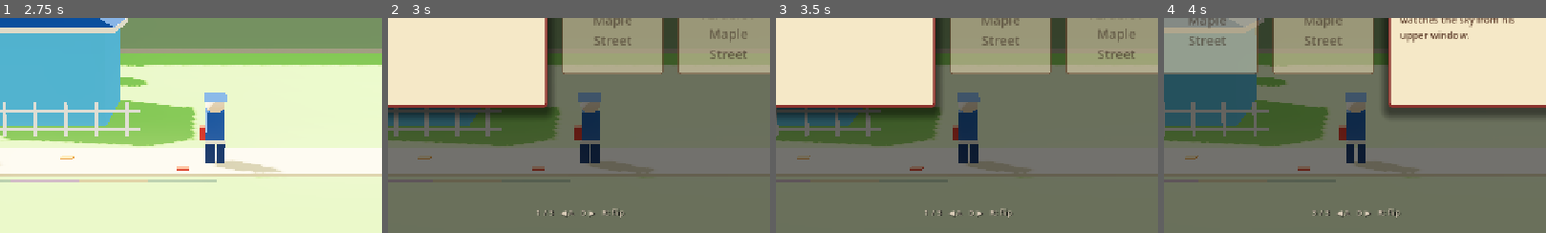
Above: before the commit, frames 1-4 (left to right).
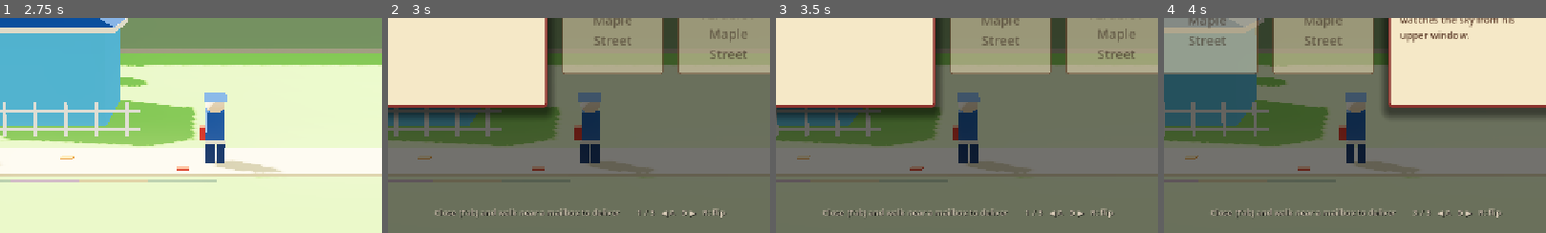
Above: after the commit, the same moments.

Repository: mariam-arab/Mailman
Game: Godot game, scene res://scenes/levels/neighborhood_01.tscn
Same seed, same stepped clock (60 frames per second), same inputs: the game is played once before the commit and once after it.
Inputs:
- Up to frame 1 (2.75 s): tap Enter at 0.5 s; hold D (move_right) 0.53-1.28 s; hold R (flip_letter) 0.53-1.28 s; tap Space (jump) at 0.77, 1.52 s; tap E (interact) at 0.8, 1.35, 2.3 s; hold A (move_left) 1.28-2.03 s; tap R (flip_letter) at 1.55 s; hold D (move_right) from 2.03 s (still down); hold R (flip_letter) from 2.03 s (still down)
- Up to frame 2 (3 s): keep holding D (move_right); release R (flip_letter) at 2.78 s; tap Tab (inspect_mail) at 2.85 s
- Up to frame 3 (3.5 s): keep holding D (move_right); tap Space (jump) at 3.02 s; tap R (flip_letter) at 3.05 s
- Up to frame 4 (4 s): release D (move_right) at 3.53 s; hold A (move_left) from 3.53 s (still down); hold E (interact) from 3.53 s (still down); tap Space (jump) at 3.77 s
The pictures show only the part of the screen within x 25-75%, y 50-100%; the shares and areas given below are measured in that part.

Frame 1 is identical in both runs. In frame 2, 1.1% of the frame differs, in the area x 12-89%, y 88-93%; in frame 3, 1.1%; in frame 4, 1.1%.

Commit message:
add letter delivery

Diff:
--- a/scripts/game/level.gd
+++ b/scripts/game/level.gd
@@ -86,10 +86,8 @@
 	# proximity bubble. Replaces the 3D camera-raycast — a side-scroll player
 	# has no aim cursor, so proximity is the natural cue.
 	var target = player.closest_interactable() if player.has_method("closest_interactable") else null
-	if target:
-		hud.set_prompt(target.prompt_text())
-	else:
-		hud.set_prompt("")
+	hud.set_prompt(target.prompt_text() if target else "")
+	hud.set_nearby_interactable(target)
 
 	_update_camera_transform(delta)
 
@@ -118,4 +116,4 @@
 	if event.is_action_pressed("interact"):
 		var target = player.closest_interactable() if player.has_method("closest_interactable") else null
 		if target:
-			target.interact(player)
+			hud.open_inspection()
--- a/scripts/interactables/interactable_object.gd
+++ b/scripts/interactables/interactable_object.gd
@@ -7,6 +7,10 @@
 ## The player's RayCast3D has collision_mask = 4 so it picks up only this layer.
 
 @export var enabled: bool = true
+
+
+func _ready() -> void:
+	add_to_group("interactable")
 
 
 ## Short text shown in the bottom-left HUD when the player is looking at this
--- a/scripts/player/player_controller.gd
+++ b/scripts/player/player_controller.gd
@@ -54,18 +54,20 @@
 		global_position.x = locked_x
 
 
-## Returns the closest InteractableObject currently inside the player's
-## interact range, or null if nothing is in reach. Used by the level script to
-## drive the HUD prompt and route E presses.
+## Returns the closest enabled InteractableObject within INTERACT_RANGE units.
+## Uses a group scan instead of Area3D so it works regardless of physics-layer
+## timing or collision-mask mismatches.
+const INTERACT_RANGE := 2.5
 func closest_interactable():
 	var best = null
-	var best_dist := INF
-	for body in interact_range.get_overlapping_bodies():
-		if body is InteractableObject and body.enabled:
-			var d := global_position.distance_to(body.global_position)
-			if d < best_dist:
-				best = body
-				best_dist = d
+	var best_dist := INTERACT_RANGE
+	for node in get_tree().get_nodes_in_group("interactable"):
+		if not (node is InteractableObject) or not node.enabled:
+			continue
+		var d := global_position.distance_to(node.global_position)
+		if d < best_dist:
+			best = node
+			best_dist = d
 	return best
 
 
--- a/scripts/ui/hud.gd
+++ b/scripts/ui/hud.gd
@@ -15,6 +15,7 @@
 var _showing_inspection: bool = false
 var _showing_back: bool = false
 var _cards: Array = []
+var _nearby_interactable = null
 
 var _style_selected: StyleBoxFlat
 var _style_idle: StyleBoxFlat
@@ -57,17 +58,39 @@
 	prompt_label.text = text
 
 
+func set_nearby_interactable(target) -> void:
+	_nearby_interactable = target
+	if _showing_inspection:
+		_update_pager_hint()
+
+
 func _input(event: InputEvent) -> void:
 	if event.is_action_pressed("inspect_mail"):
 		_toggle_inspection()
 	elif _showing_inspection:
-		if event.is_action_pressed("flip_letter"):
+		if event.is_action_pressed("interact"):
+			if _nearby_interactable and _player:
+				_nearby_interactable.interact(_player)
+			get_viewport().set_input_as_handled()
+		elif event.is_action_pressed("flip_letter"):
 			_showing_back = not _showing_back
 			_refresh_carousel()
 		elif event.is_action_pressed("next_letter"):
 			GameState.cycle_selection(1)
 		elif event.is_action_pressed("prev_letter"):
 			GameState.cycle_selection(-1)
+
+
+## Opens the carousel from outside (e.g. when the player presses E near a mailbox).
+func open_inspection() -> void:
+	if _showing_inspection or GameState.mail_bag.is_empty():
+		return
+	_showing_inspection = true
+	inspection.visible = true
+	_showing_back = false
+	_rebuild_carousel()
+	if _player and _player.has_method("set_input_active"):
+		_player.set_input_active(false)
 
 
 func _toggle_inspection() -> void:
@@ -102,10 +125,21 @@
 		if i >= bag.size():
 			break
 		_apply_card_state(_cards[i], bag[i], i == sel)
-	if bag.size() > 0:
-		pager_hint.text = "%d / %d   ◀ A   D ▶   R: flip" % [sel + 1, bag.size()]
+	_update_pager_hint()
+
+
+func _update_pager_hint() -> void:
+	var bag := GameState.mail_bag
+	if bag.is_empty():
+		pager_hint.text = "Bag empty"
+		return
+	var nav := "%d / %d   ◀ A   D ▶   R: flip" % [GameState.selected_index + 1, bag.size()]
+	if _nearby_interactable and _nearby_interactable.has_method("interact"):
+		var label: String = _nearby_interactable.house_label if "house_label" in _nearby_interactable else ""
+		var dest := "  →  " + label if label else ""
+		pager_hint.text = "E: Deliver%s        %s" % [dest, nav]
 	else:
-		pager_hint.text = "Bag empty"
+		pager_hint.text = "Close (Tab) and walk near a mailbox to deliver        %s" % nav
 
 
 func _apply_card_state(card: Panel, letter, is_selected: bool) -> void:
